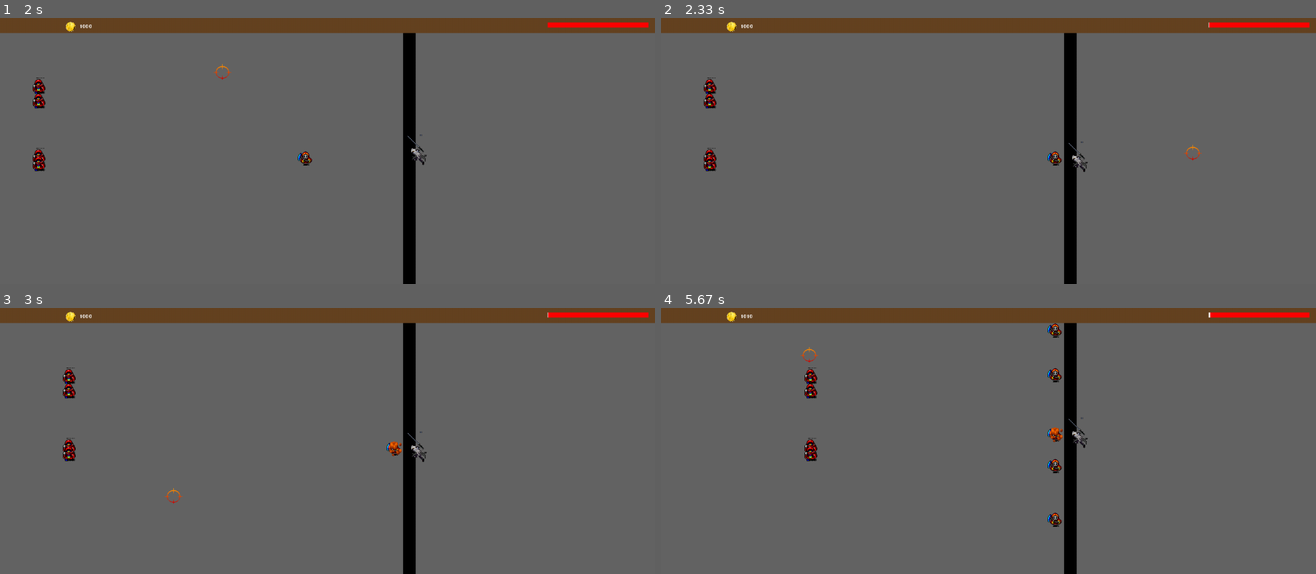
Above: before the commit, frames 1-4 (two rows, left to right).
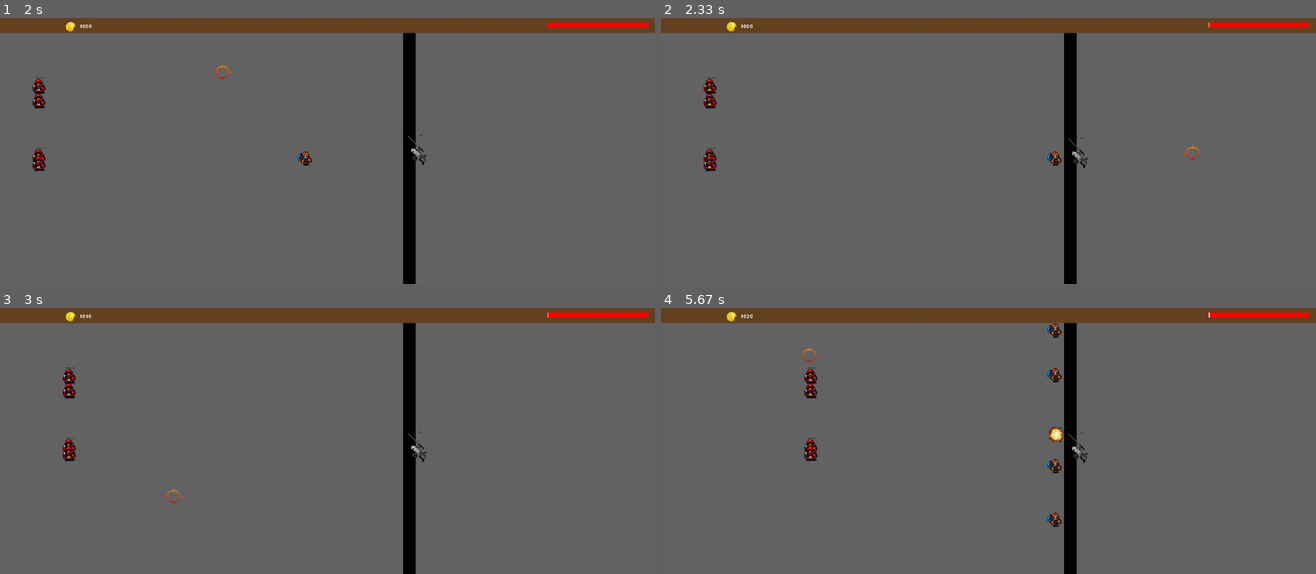
Above: after the commit, the same moments.

Repository: VictorCazin/victor-shooter
Game: pygame game, started from main.py
Two runs of this game, one before a commit and one after it. Both use one fixed random seed, a clock stepped at 60 frames per second and the inputs below. The source is Python 2; it was converted automatically to run under Python 3.
Inputs (mouse positions are in pixels of both pictures, inside the frame that each line leads up to):
- Up to frame 1 (2 s): click (327, 151) at 0.38 s; click (124, 212) at 0.72 s; click (340, 60) at 1.05 s; click (327, 182) at 1.38 s; click (222, 63) at 1.72 s
- Up to frame 2 (2.33 s): click (1191, 145) at 2.05 s
- Up to frame 3 (3 s): click (556, 491) at 2.38 s; click (170, 486) at 2.72 s
- Up to frame 4 (5.67 s): click (890, 518) at 3.05 s; click (1126, 406) at 3.38 s; click (1217, 438) at 3.72 s; click (1106, 531) at 4.05 s; click (857, 483) at 4.38 s; click (772, 385) at 4.75 s; click (824, 414) at 5.22 s; click (811, 345) at 5.55 s

Frame 1 is identical in both runs. In frame 2, 0.1% of the frame differs, in the area x 62-66%, y 44-58%; in frame 3, 0.1%; in frame 4, 0.3%, in the area x 13-84%, y 1-59%.

Commit message:
Le swordman fait des attaque separees plutot qu'une attaque continue a low damage

Diff:
--- a/allies.py
+++ b/allies.py
@@ -51,24 +51,36 @@
         Ally.__init__(self)
         self.units = unit_group
         self.health  = 30
-        self.speed   = 10
-        self.damage  = DPS(10)
+        self.speed   = 3
+        self.damage  = 10
         self.has_target = 0
+        self.can_attack = 0
         self.attaque = 0
+        self.cadence = 2 * FRAME_RATE
+        self.time_before_next_hit =  1
 
     def update(self):
-        if not self.attaque:
+        if not self.can_attack:
+            if self.time_before_next_hit > 1:
+                self.time_before_next_hit -= 1
             if self.has_target:
                 self._walk()
             else:
                 self.find_new_target()
+        else:
+            self.time_before_next_hit -=1
+            if self.time_before_next_hit == 0:
+                self.time_before_next_hit = self.cadence
+                self.attaque = 1
+
+
 
     def _walk(self):
         """
             move the swordman
         """
         if self.target.rect.centery == self.rect.centery:
-            self.attaque = 1
+            self.can_attack = 1
         else:
             if abs(self.target.rect.centery - self.rect.centery) <= self.speed:
                 self.rect.centery = self.target.rect.centery
--- a/main.py
+++ b/main.py
@@ -172,8 +172,9 @@
             for ally in self.allies:
                 if ally.attaque:
                     self.unit_attacked(ally.target, ally.damage)
+                    ally.attaque = 0
                     if (ally.target.health <= 0):
-                                ally.attaque = 0
+                                ally.can_attack = 0
                                 ally.has_target = 0
                                 ally.find_new_target()
 
